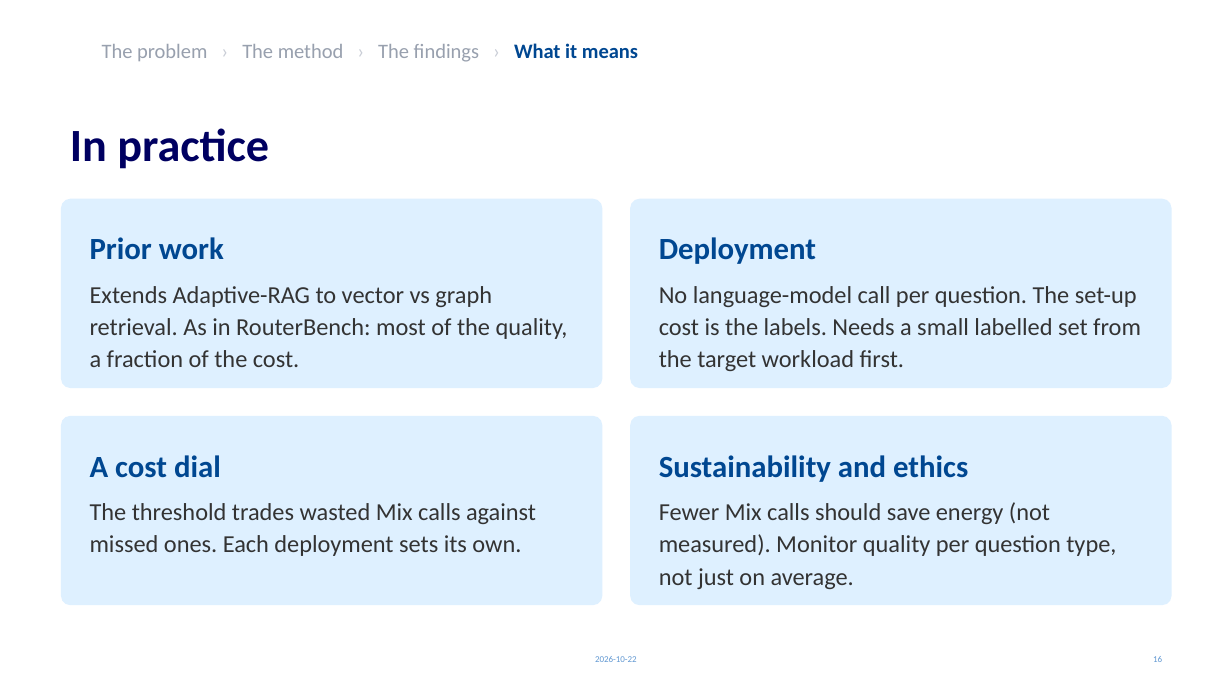
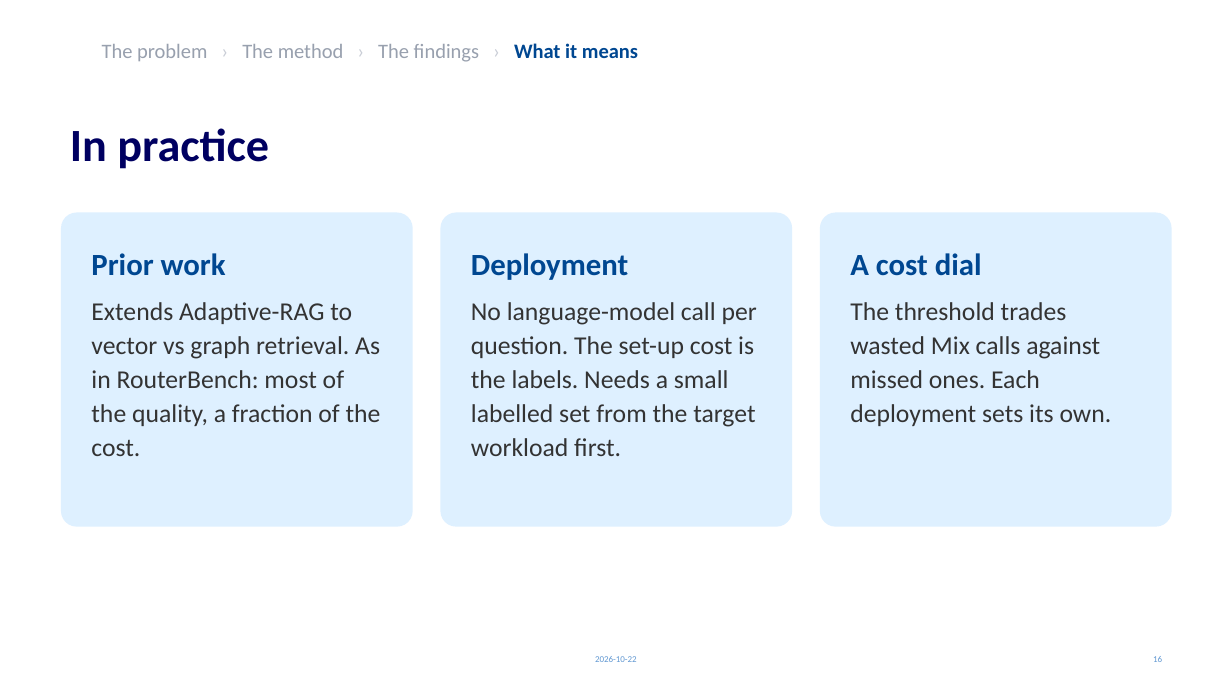
Before and after one commit to Dantecool02/Thesis_ericsson, a slide deck: slide 16 of documents/Presentation/Dante_Wesslund_Thesis_Presentation_v2_clean.pptx. Drawn at 1232x693 pixels with LibreOffice and Linux fonts; fonts in the diff are those of the drawing; background and template pictures are left out. Boxes give left, top, right and bottom in pixels: in the first picture for what was removed or moved away, otherwise in the second. Text is boxed around its words. In the diff, an @@ line names an element or a change of style, - is before the commit and + after.

```diff
--- a/documents/Presentation/Dante_Wesslund_Thesis_Presentation_v2_clean.pptx
+++ b/documents/Presentation/Dante_Wesslund_Thesis_Presentation_v2_clean.pptx
@@ rounded rectangle "Prior work": place and size @@
-rounded rectangle "Prior work" at <box>61,199,603,388</box>
+rounded rectangle "Prior work" at <box>61,213,413,527</box>
@@ rounded rectangle "Deployment": place and size @@
-rounded rectangle "Deployment" at <box>630,199,1172,388</box>
+rounded rectangle "Deployment" at <box>441,213,793,527</box>
@@ rounded rectangle "A cost dial": place and size @@
-rounded rectangle "A cost dial" at <box>61,416,603,605</box>
+rounded rectangle "A cost dial" at <box>820,213,1172,527</box>
@@ text in rounded rectangle at <box>91,302,381,456</box>: size 19 to 20 pt @@
@@ text in rounded rectangle at <box>471,302,757,456</box>: size 19 to 20 pt @@
@@ text in rounded rectangle at <box>850,302,1112,426</box>: size 19 to 20 pt in "The threshold trades wasted Mix calls against ..." @@
@@ rounded rectangle removed at <box>630,416,1172,605</box> @@
-Sustainability and ethics
-Fewer Mix calls should save energy (not measured). Monitor quality per question type, not just on average.
```
Also in this commit, not shown: 8 other files.
